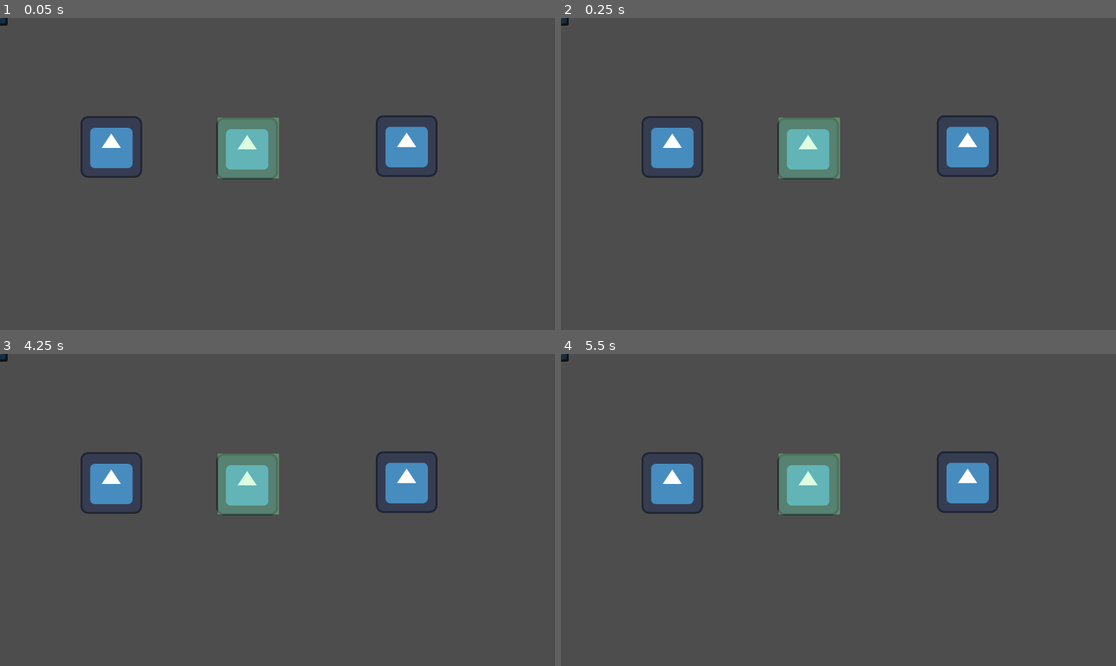
Above: before the commit, frames 1-4 (two rows, left to right).
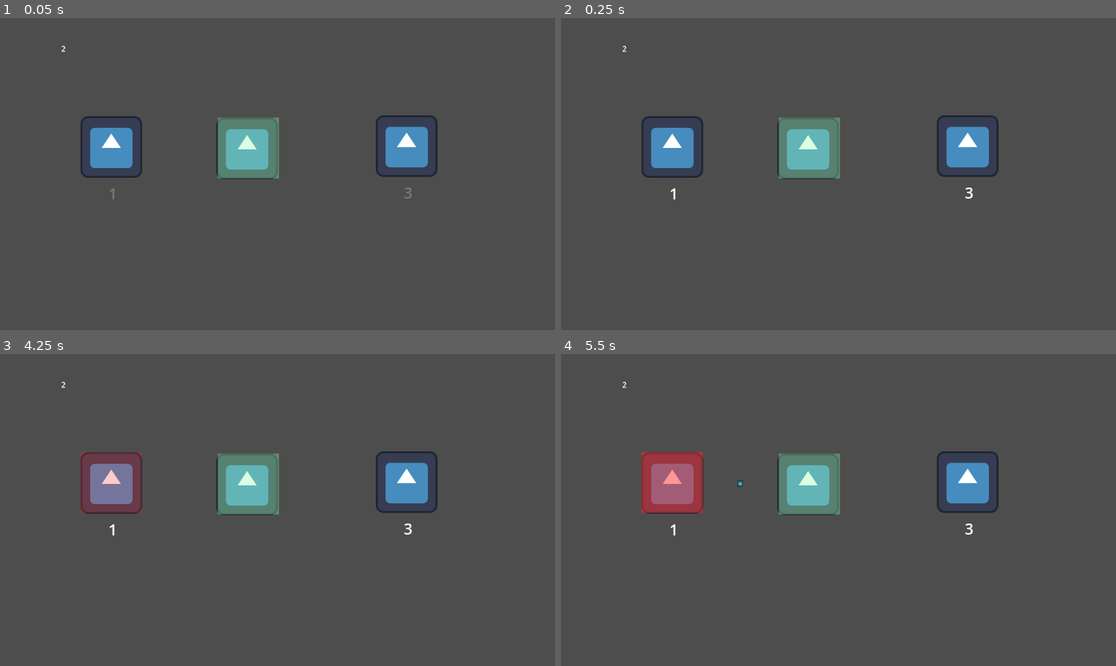
Above: after the commit, the same moments.

Repository: TheGirs0n/room
Game: Godot game, scene res://Assets/Scenes/Main/Level1.tscn
Same seed, same stepped clock (60 frames per second), same inputs: the game is played once before the commit and once after it. The project has no main scene, so this scene is started directly. The engine's default icon, where the game draws it, is replaced by a stand-in: a white triangle on a blue panel in a dark square.
Inputs:
- Up to frame 1 (0.05 s): no input
- Up to frame 2 (0.25 s): no input
- Up to frame 3 (4.25 s): tap Enter at 0.5, 2, 3.5 s; hold E (pickup) 0.53-1.28 s; tap Space at 1.25, 2.75 s; tap 0 at 1.35, 3.6 s; tap 9 at 2.1 s; tap E (pickup) at 2.85 s
- Up to frame 4 (5.5 s): tap 9 at 4.35 s; tap Space at 5 s; hold E (pickup) from 5.03 s (still down)

The runs differ from the first frame. In frame 1, less than 0.1% of the frame differs, in the area x 0-75%, y 0-59%; in frame 2, less than 0.1%; in frame 3, 2.3%; in frame 4, 2.3%.
Error before the commit: Attempt to call function 'get_rooms' in base 'null instance' on a null instance. (res://Assets/Scripts/Main/Main.gd:29)

Commit message:
fix level struct

Diff:
--- a/Assets/Scenes/Levels/LevelStruct10.tscn
+++ b/Assets/Scenes/Levels/LevelStruct10.tscn
@@ -10,7 +10,7 @@
 script = ExtResource("1_3jyor")
 room_manager = NodePath("RoomManager")
 cheese_manager = NodePath("CheeseManager")
-base_room = NodePath("")
+base_room = NodePath("Room4")
 
 [node name="Room" parent="." unique_id=738098307 node_paths=PackedStringArray("room_linked_array") instance=ExtResource("2_nl4c7")]
 position = Vector2(152, 115)
--- a/Assets/Scenes/Levels/LevelStruct2.tscn
+++ b/Assets/Scenes/Levels/LevelStruct2.tscn
@@ -10,7 +10,7 @@
 script = ExtResource("1_x1lu4")
 room_manager = NodePath("RoomManager")
 cheese_manager = NodePath("CheeseManager")
-base_room = NodePath("Room2")
+base_room = NodePath("Room3")
 
 [node name="Room" parent="." unique_id=738098307 node_paths=PackedStringArray("room_linked_array") instance=ExtResource("2_ae6g5")]
 position = Vector2(509, 97)
--- a/Assets/Scenes/Levels/LevelStruct3.tscn
+++ b/Assets/Scenes/Levels/LevelStruct3.tscn
@@ -10,7 +10,7 @@
 script = ExtResource("1_3544b")
 room_manager = NodePath("RoomManager")
 cheese_manager = NodePath("CheeseManager")
-base_room = NodePath("Room2")
+base_room = NodePath("Room3")
 
 [node name="Room" parent="." unique_id=738098307 node_paths=PackedStringArray("room_linked_array") instance=ExtResource("2_ykfl8")]
 position = Vector2(239, 180)
--- a/Assets/Scenes/Levels/LevelStruct4.tscn
+++ b/Assets/Scenes/Levels/LevelStruct4.tscn
@@ -10,7 +10,7 @@
 script = ExtResource("1_m6qfh")
 room_manager = NodePath("RoomManager")
 cheese_manager = NodePath("CheeseManager")
-base_room = NodePath("Room2")
+base_room = NodePath("Room")
 
 [node name="Room" parent="." unique_id=738098307 node_paths=PackedStringArray("room_linked_array") instance=ExtResource("2_e7ltb")]
 position = Vector2(577, 283)
--- a/Assets/Scenes/Levels/LevelStruct5.tscn
+++ b/Assets/Scenes/Levels/LevelStruct5.tscn
@@ -10,7 +10,7 @@
 script = ExtResource("1_a5ttd")
 room_manager = NodePath("RoomManager")
 cheese_manager = NodePath("CheeseManager")
-base_room = NodePath("Room2")
+base_room = NodePath("Room5")
 
 [node name="Room" parent="." unique_id=738098307 node_paths=PackedStringArray("room_linked_array") instance=ExtResource("2_8s3ab")]
 position = Vector2(157, 273)
--- a/Assets/Scenes/Levels/LevelStruct6.tscn
+++ b/Assets/Scenes/Levels/LevelStruct6.tscn
@@ -10,7 +10,7 @@
 script = ExtResource("1_gx6qo")
 room_manager = NodePath("RoomManager")
 cheese_manager = NodePath("CheeseManager")
-base_room = NodePath("")
+base_room = NodePath("Room6")
 
 [node name="Room" parent="." unique_id=738098307 node_paths=PackedStringArray("room_linked_array") instance=ExtResource("2_c4dfx")]
 position = Vector2(183, 188)
--- a/Assets/Scenes/Levels/LevelStruct7.tscn
+++ b/Assets/Scenes/Levels/LevelStruct7.tscn
@@ -10,7 +10,7 @@
 script = ExtResource("1_27vnu")
 room_manager = NodePath("RoomManager")
 cheese_manager = NodePath("CheeseManager")
-base_room = NodePath("")
+base_room = NodePath("Room3")
 
 [node name="Room" parent="." unique_id=738098307 node_paths=PackedStringArray("room_linked_array") instance=ExtResource("2_5ck1x")]
 position = Vector2(225, 110)
--- a/Assets/Scenes/Levels/LevelStruct8.tscn
+++ b/Assets/Scenes/Levels/LevelStruct8.tscn
@@ -10,7 +10,7 @@
 script = ExtResource("1_et2wm")
 room_manager = NodePath("RoomManager")
 cheese_manager = NodePath("CheeseManager")
-base_room = NodePath("")
+base_room = NodePath("Room2")
 
 [node name="Room" parent="." unique_id=738098307 node_paths=PackedStringArray("room_linked_array") instance=ExtResource("2_che2h")]
 position = Vector2(159, 263)
--- a/Assets/Scenes/Levels/LevelStruct9.tscn
+++ b/Assets/Scenes/Levels/LevelStruct9.tscn
@@ -10,7 +10,7 @@
 script = ExtResource("1_d5v64")
 room_manager = NodePath("RoomManager")
 cheese_manager = NodePath("CheeseManager")
-base_room = NodePath("")
+base_room = NodePath("Room5")
 
 [node name="Room" parent="." unique_id=738098307 node_paths=PackedStringArray("room_linked_array") instance=ExtResource("2_1l1pj")]
 position = Vector2(163, 129)
--- a/Assets/Scenes/Main/Level1.tscn
+++ b/Assets/Scenes/Main/Level1.tscn
@@ -12,7 +12,7 @@
 mouse_main = NodePath("Mouse")
 cat = NodePath("Cat")
 main_ui = NodePath("MainUi")
-current_level = NodePath("")
+current_level = NodePath("Level1")
 next_level = ExtResource("2_qhmj8")
 
 [node name="Mouse" parent="." unique_id=1253555285 instance=ExtResource("2_etg6q")]
--- a/Assets/Scenes/Main/Level10.tscn
+++ b/Assets/Scenes/Main/Level10.tscn
@@ -3,7 +3,7 @@
 [ext_resource type="Script" uid="uid://cfvvcbf6pjb24" path="res://Assets/Scripts/Main/Main.gd" id="1_mx1p5"]
 [ext_resource type="PackedScene" uid="uid://crjavyujjtwag" path="res://Assets/Scenes/Mouse/Mouse.tscn" id="2_h2qjh"]
 [ext_resource type="PackedScene" uid="uid://3pa06r1f4m2x" path="res://Assets/Scenes/Cat/Cat.tscn" id="3_lvirf"]
-[ext_resource type="PackedScene" uid="uid://5jhujotm5pmx" path="res://Assets/Scenes/Levels/LevelStruct1.tscn" id="4_olskd"]
+[ext_resource type="PackedScene" uid="uid://cig8a02ayj6nc" path="res://Assets/Scenes/Levels/LevelStruct10.tscn" id="4_mx1p5"]
 [ext_resource type="PackedScene" uid="uid://crfphrbgxrjls" path="res://Assets/Scenes/UI/MainUI.tscn" id="5_miltf"]
 
 [node name="Level10" type="Node" unique_id=1782819572 node_paths=PackedStringArray("mouse_main", "cat", "main_ui", "current_level")]
@@ -11,12 +11,12 @@
 mouse_main = NodePath("Mouse")
 cat = NodePath("Cat")
 main_ui = NodePath("MainUi")
-current_level = NodePath("TestLevel")
+current_level = NodePath("Level10")
 
 [node name="Mouse" parent="." unique_id=1253555285 instance=ExtResource("2_h2qjh")]
 
 [node name="Cat" parent="." unique_id=316588685 instance=ExtResource("3_lvirf")]
 
-[node name="TestLevel" parent="." unique_id=1046303588 instance=ExtResource("4_olskd")]
+[node name="Level10" parent="." unique_id=1046303588 instance=ExtResource("4_mx1p5")]
 
 [node name="MainUi" parent="." unique_id=114915362 instance=ExtResource("5_miltf")]
--- a/Assets/Scenes/Main/Level2.tscn
+++ b/Assets/Scenes/Main/Level2.tscn
@@ -4,21 +4,21 @@
 [ext_resource type="PackedScene" uid="uid://crjavyujjtwag" path="res://Assets/Scenes/Mouse/Mouse.tscn" id="2_ufsxu"]
 [ext_resource type="PackedScene" uid="uid://cc1h6x3p75slm" path="res://Assets/Scenes/Main/Level3.tscn" id="2_uiip3"]
 [ext_resource type="PackedScene" uid="uid://3pa06r1f4m2x" path="res://Assets/Scenes/Cat/Cat.tscn" id="3_uiip3"]
-[ext_resource type="PackedScene" uid="uid://5jhujotm5pmx" path="res://Assets/Scenes/Levels/LevelStruct1.tscn" id="4_p5ta0"]
 [ext_resource type="PackedScene" uid="uid://crfphrbgxrjls" path="res://Assets/Scenes/UI/MainUI.tscn" id="5_fdm7w"]
+[ext_resource type="PackedScene" uid="uid://b1q18qh2kc31p" path="res://Assets/Scenes/Levels/LevelStruct2.tscn" id="5_ufsxu"]
 
 [node name="Level2" type="Node" unique_id=1782819572 node_paths=PackedStringArray("mouse_main", "cat", "main_ui", "current_level")]
 script = ExtResource("1_t5hiy")
 mouse_main = NodePath("Mouse")
 cat = NodePath("Cat")
 main_ui = NodePath("MainUi")
-current_level = NodePath("TestLevel")
+current_level = NodePath("Level2")
 next_level = ExtResource("2_uiip3")
 
 [node name="Mouse" parent="." unique_id=1253555285 instance=ExtResource("2_ufsxu")]
 
 [node name="Cat" parent="." unique_id=316588685 instance=ExtResource("3_uiip3")]
 
-[node name="TestLevel" parent="." unique_id=1046303588 instance=ExtResource("4_p5ta0")]
+[node name="Level2" parent="." unique_id=1046303588 instance=ExtResource("5_ufsxu")]
 
 [node name="MainUi" parent="." unique_id=114915362 instance=ExtResource("5_fdm7w")]
--- a/Assets/Scenes/Main/Level3.tscn
+++ b/Assets/Scenes/Main/Level3.tscn
@@ -4,21 +4,21 @@
 [ext_resource type="PackedScene" uid="uid://0r1ssf1jcudn" path="res://Assets/Scenes/Main/Level4.tscn" id="2_68qom"]
 [ext_resource type="PackedScene" uid="uid://crjavyujjtwag" path="res://Assets/Scenes/Mouse/Mouse.tscn" id="2_nkjph"]
 [ext_resource type="PackedScene" uid="uid://3pa06r1f4m2x" path="res://Assets/Scenes/Cat/Cat.tscn" id="3_68qom"]
-[ext_resource type="PackedScene" uid="uid://5jhujotm5pmx" path="res://Assets/Scenes/Levels/LevelStruct1.tscn" id="4_40p5d"]
 [ext_resource type="PackedScene" uid="uid://crfphrbgxrjls" path="res://Assets/Scenes/UI/MainUI.tscn" id="5_0ntnh"]
+[ext_resource type="PackedScene" uid="uid://dkfx7ar5oktdl" path="res://Assets/Scenes/Levels/LevelStruct3.tscn" id="5_nkjph"]
 
 [node name="Level3" type="Node" unique_id=1782819572 node_paths=PackedStringArray("mouse_main", "cat", "main_ui", "current_level")]
 script = ExtResource("1_tuo7p")
 mouse_main = NodePath("Mouse")
 cat = NodePath("Cat")
 main_ui = NodePath("MainUi")
-current_level = NodePath("TestLevel")
+current_level = NodePath("Level3")
 next_level = ExtResource("2_68qom")
 
 [node name="Mouse" parent="." unique_id=1253555285 instance=ExtResource("2_nkjph")]
 
 [node name="Cat" parent="." unique_id=316588685 instance=ExtResource("3_68qom")]
 
-[node name="TestLevel" parent="." unique_id=1046303588 instance=ExtResource("4_40p5d")]
+[node name="Level3" parent="." unique_id=1046303588 instance=ExtResource("5_nkjph")]
 
 [node name="MainUi" parent="." unique_id=114915362 instance=ExtResource("5_0ntnh")]
--- a/Assets/Scenes/Main/Level4.tscn
+++ b/Assets/Scenes/Main/Level4.tscn
@@ -4,21 +4,21 @@
 [ext_resource type="PackedScene" uid="uid://7ljah42hlbi2" path="res://Assets/Scenes/Main/Level5.tscn" id="2_adwea"]
 [ext_resource type="PackedScene" uid="uid://crjavyujjtwag" path="res://Assets/Scenes/Mouse/Mouse.tscn" id="2_r32wg"]
 [ext_resource type="PackedScene" uid="uid://3pa06r1f4m2x" path="res://Assets/Scenes/Cat/Cat.tscn" id="3_adwea"]
-[ext_resource type="PackedScene" uid="uid://5jhujotm5pmx" path="res://Assets/Scenes/Levels/LevelStruct1.tscn" id="4_85bj0"]
 [ext_resource type="PackedScene" uid="uid://crfphrbgxrjls" path="res://Assets/Scenes/UI/MainUI.tscn" id="5_68hk4"]
+[ext_resource type="PackedScene" uid="uid://284sccghfffw" path="res://Assets/Scenes/Levels/LevelStruct4.tscn" id="5_r32wg"]
 
 [node name="Level4" type="Node" unique_id=1782819572 node_paths=PackedStringArray("mouse_main", "cat", "main_ui", "current_level")]
 script = ExtResource("1_6bd6l")
 mouse_main = NodePath("Mouse")
 cat = NodePath("Cat")
 main_ui = NodePath("MainUi")
-current_level = NodePath("TestLevel")
+current_level = NodePath("Level4")
 next_level = ExtResource("2_adwea")
 
 [node name="Mouse" parent="." unique_id=1253555285 instance=ExtResource("2_r32wg")]
 
 [node name="Cat" parent="." unique_id=316588685 instance=ExtResource("3_adwea")]
 
-[node name="TestLevel" parent="." unique_id=1046303588 instance=ExtResource("4_85bj0")]
+[node name="Level4" parent="." unique_id=1046303588 instance=ExtResource("5_r32wg")]
 
 [node name="MainUi" parent="." unique_id=114915362 instance=ExtResource("5_68hk4")]
--- a/Assets/Scenes/Main/Level5.tscn
+++ b/Assets/Scenes/Main/Level5.tscn
@@ -4,21 +4,21 @@
 [ext_resource type="PackedScene" uid="uid://dk5xb7hqmvxrg" path="res://Assets/Scenes/Main/Level6.tscn" id="2_6mqtl"]
 [ext_resource type="PackedScene" uid="uid://crjavyujjtwag" path="res://Assets/Scenes/Mouse/Mouse.tscn" id="2_lm0ht"]
 [ext_resource type="PackedScene" uid="uid://3pa06r1f4m2x" path="res://Assets/Scenes/Cat/Cat.tscn" id="3_6mqtl"]
-[ext_resource type="PackedScene" uid="uid://5jhujotm5pmx" path="res://Assets/Scenes/Levels/LevelStruct1.tscn" id="4_i6xwp"]
 [ext_resource type="PackedScene" uid="uid://crfphrbgxrjls" path="res://Assets/Scenes/UI/MainUI.tscn" id="5_f14ii"]
+[ext_resource type="PackedScene" uid="uid://ca2ayiqpnenrd" path="res://Assets/Scenes/Levels/LevelStruct5.tscn" id="5_lm0ht"]
 
 [node name="Level5" type="Node" unique_id=1782819572 node_paths=PackedStringArray("mouse_main", "cat", "main_ui", "current_level")]
 script = ExtResource("1_ljjhf")
 mouse_main = NodePath("Mouse")
 cat = NodePath("Cat")
 main_ui = NodePath("MainUi")
-current_level = NodePath("TestLevel")
+current_level = NodePath("Level5")
 next_level = ExtResource("2_6mqtl")
 
 [node name="Mouse" parent="." unique_id=1253555285 instance=ExtResource("2_lm0ht")]
 
 [node name="Cat" parent="." unique_id=316588685 instance=ExtResource("3_6mqtl")]
 
-[node name="TestLevel" parent="." unique_id=1046303588 instance=ExtResource("4_i6xwp")]
+[node name="Level5" parent="." unique_id=1046303588 instance=ExtResource("5_lm0ht")]
 
 [node name="MainUi" parent="." unique_id=114915362 instance=ExtResource("5_f14ii")]
--- a/Assets/Scenes/Main/Level6.tscn
+++ b/Assets/Scenes/Main/Level6.tscn
@@ -4,21 +4,21 @@
 [ext_resource type="PackedScene" uid="uid://dvfwsjxr7wgi0" path="res://Assets/Scenes/Main/Level7.tscn" id="2_p06ja"]
 [ext_resource type="PackedScene" uid="uid://crjavyujjtwag" path="res://Assets/Scenes/Mouse/Mouse.tscn" id="2_t8luv"]
 [ext_resource type="PackedScene" uid="uid://3pa06r1f4m2x" path="res://Assets/Scenes/Cat/Cat.tscn" id="3_p06ja"]
-[ext_resource type="PackedScene" uid="uid://5jhujotm5pmx" path="res://Assets/Scenes/Levels/LevelStruct1.tscn" id="4_y1slf"]
 [ext_resource type="PackedScene" uid="uid://crfphrbgxrjls" path="res://Assets/Scenes/UI/MainUI.tscn" id="5_ftcn8"]
+[ext_resource type="PackedScene" uid="uid://b4th5geemn6ay" path="res://Assets/Scenes/Levels/LevelStruct6.tscn" id="5_t8luv"]
 
 [node name="Level6" type="Node" unique_id=1782819572 node_paths=PackedStringArray("mouse_main", "cat", "main_ui", "current_level")]
 script = ExtResource("1_nripu")
 mouse_main = NodePath("Mouse")
 cat = NodePath("Cat")
 main_ui = NodePath("MainUi")
-current_level = NodePath("TestLevel")
+current_level = NodePath("Level6")
 next_level = ExtResource("2_p06ja")
 
 [node name="Mouse" parent="." unique_id=1253555285 instance=ExtResource("2_t8luv")]
 
 [node name="Cat" parent="." unique_id=316588685 instance=ExtResource("3_p06ja")]
 
-[node name="TestLevel" parent="." unique_id=1046303588 instance=ExtResource("4_y1slf")]
+[node name="Level6" parent="." unique_id=1046303588 instance=ExtResource("5_t8luv")]
 
 [node name="MainUi" parent="." unique_id=114915362 instance=ExtResource("5_ftcn8")]
--- a/Assets/Scenes/Main/Level7.tscn
+++ b/Assets/Scenes/Main/Level7.tscn
@@ -4,21 +4,21 @@
 [ext_resource type="PackedScene" uid="uid://c5oram3ba1o6b" path="res://Assets/Scenes/Main/Level8.tscn" id="2_m2dw8"]
 [ext_resource type="PackedScene" uid="uid://crjavyujjtwag" path="res://Assets/Scenes/Mouse/Mouse.tscn" id="2_p6lan"]
 [ext_resource type="PackedScene" uid="uid://3pa06r1f4m2x" path="res://Assets/Scenes/Cat/Cat.tscn" id="3_m2dw8"]
-[ext_resource type="PackedScene" uid="uid://5jhujotm5pmx" path="res://Assets/Scenes/Levels/LevelStruct1.tscn" id="4_l633u"]
 [ext_resource type="PackedScene" uid="uid://crfphrbgxrjls" path="res://Assets/Scenes/UI/MainUI.tscn" id="5_osofw"]
+[ext_resource type="PackedScene" uid="uid://b547dn67cag4b" path="res://Assets/Scenes/Levels/LevelStruct7.tscn" id="5_p6lan"]
 
 [node name="Level7" type="Node" unique_id=1782819572 node_paths=PackedStringArray("mouse_main", "cat", "main_ui", "current_level")]
 script = ExtResource("1_qxt0l")
 mouse_main = NodePath("Mouse")
 cat = NodePath("Cat")
 main_ui = NodePath("MainUi")
-current_level = NodePath("TestLevel")
+current_level = NodePath("Level7")
 next_level = ExtResource("2_m2dw8")
 
 [node name="Mouse" parent="." unique_id=1253555285 instance=ExtResource("2_p6lan")]
 
 [node name="Cat" parent="." unique_id=316588685 instance=ExtResource("3_m2dw8")]
 
-[node name="TestLevel" parent="." unique_id=1046303588 instance=ExtResource("4_l633u")]
+[node name="Level7" parent="." unique_id=1046303588 instance=ExtResource("5_p6lan")]
 
 [node name="MainUi" parent="." unique_id=114915362 instance=ExtResource("5_osofw")]
--- a/Assets/Scenes/Main/Level8.tscn
+++ b/Assets/Scenes/Main/Level8.tscn
@@ -4,7 +4,7 @@
 [ext_resource type="PackedScene" uid="uid://crjavyujjtwag" path="res://Assets/Scenes/Mouse/Mouse.tscn" id="2_dmttl"]
 [ext_resource type="PackedScene" uid="uid://b7v7vrlj6yn1o" path="res://Assets/Scenes/Main/Level9.tscn" id="2_iq0ha"]
 [ext_resource type="PackedScene" uid="uid://3pa06r1f4m2x" path="res://Assets/Scenes/Cat/Cat.tscn" id="3_iq0ha"]
-[ext_resource type="PackedScene" uid="uid://5jhujotm5pmx" path="res://Assets/Scenes/Levels/LevelStruct1.tscn" id="4_po7t7"]
+[ext_resource type="PackedScene" uid="uid://2q6piy7ipoev" path="res://Assets/Scenes/Levels/LevelStruct8.tscn" id="5_dmttl"]
 [ext_resource type="PackedScene" uid="uid://crfphrbgxrjls" path="res://Assets/Scenes/UI/MainUI.tscn" id="5_s8h5s"]
 
 [node name="Level8" type="Node" unique_id=1782819572 node_paths=PackedStringArray("mouse_main", "cat", "main_ui", "current_level")]
@@ -12,13 +12,13 @@
 mouse_main = NodePath("Mouse")
 cat = NodePath("Cat")
 main_ui = NodePath("MainUi")
-current_level = NodePath("TestLevel")
+current_level = NodePath("Level8")
 next_level = ExtResource("2_iq0ha")
 
 [node name="Mouse" parent="." unique_id=1253555285 instance=ExtResource("2_dmttl")]
 
 [node name="Cat" parent="." unique_id=316588685 instance=ExtResource("3_iq0ha")]
 
-[node name="TestLevel" parent="." unique_id=1046303588 instance=ExtResource("4_po7t7")]
+[node name="Level8" parent="." unique_id=1046303588 instance=ExtResource("5_dmttl")]
 
 [node name="MainUi" parent="." unique_id=114915362 instance=ExtResource("5_s8h5s")]
--- a/Assets/Scenes/Main/Level9.tscn
+++ b/Assets/Scenes/Main/Level9.tscn
@@ -4,21 +4,21 @@
 [ext_resource type="PackedScene" uid="uid://b35arnutcnjmx" path="res://Assets/Scenes/Main/Level10.tscn" id="2_1u8as"]
 [ext_resource type="PackedScene" uid="uid://crjavyujjtwag" path="res://Assets/Scenes/Mouse/Mouse.tscn" id="2_i84v0"]
 [ext_resource type="PackedScene" uid="uid://3pa06r1f4m2x" path="res://Assets/Scenes/Cat/Cat.tscn" id="3_1u8as"]
-[ext_resource type="PackedScene" uid="uid://5jhujotm5pmx" path="res://Assets/Scenes/Levels/LevelStruct1.tscn" id="4_qi7th"]
 [ext_resource type="PackedScene" uid="uid://crfphrbgxrjls" path="res://Assets/Scenes/UI/MainUI.tscn" id="5_hkbnr"]
+[ext_resource type="PackedScene" uid="uid://c8jvsys33lgdq" path="res://Assets/Scenes/Levels/LevelStruct9.tscn" id="5_i84v0"]
 
 [node name="Level9" type="Node" unique_id=1782819572 node_paths=PackedStringArray("mouse_main", "cat", "main_ui", "current_level")]
 script = ExtResource("1_84n2b")
 mouse_main = NodePath("Mouse")
 cat = NodePath("Cat")
 main_ui = NodePath("MainUi")
-current_level = NodePath("TestLevel")
+current_level = NodePath("Level9")
 next_level = ExtResource("2_1u8as")
 
 [node name="Mouse" parent="." unique_id=1253555285 instance=ExtResource("2_i84v0")]
 
 [node name="Cat" parent="." unique_id=316588685 instance=ExtResource("3_1u8as")]
 
-[node name="TestLevel" parent="." unique_id=1046303588 instance=ExtResource("4_qi7th")]
+[node name="Level9" parent="." unique_id=1046303588 instance=ExtResource("5_i84v0")]
 
 [node name="MainUi" parent="." unique_id=114915362 instance=ExtResource("5_hkbnr")]
